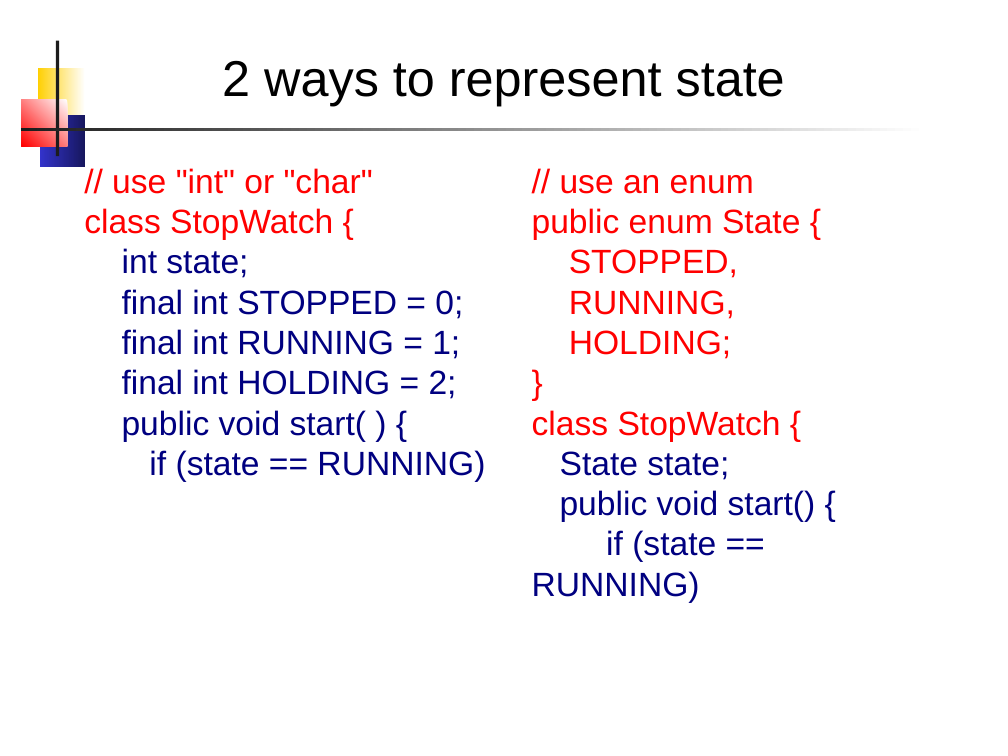
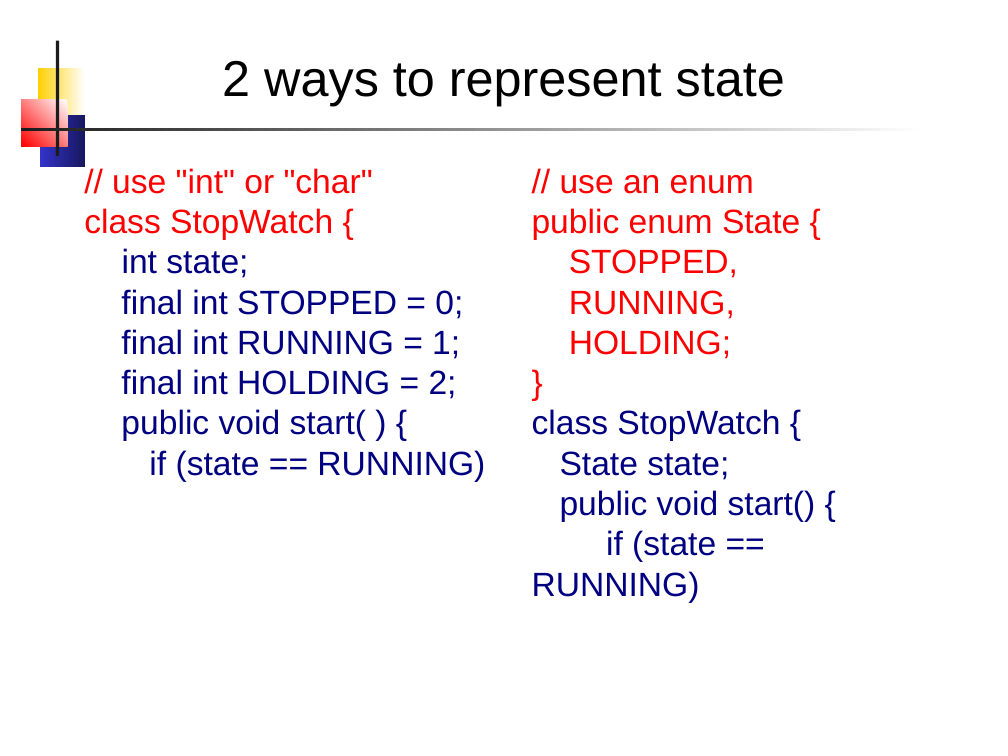
Before and after one commit to skeoop/skeoop.github.io, a slide deck: slide 12 of week9/State Machine.pptx. Drawn at 1008x756 pixels with LibreOffice and Linux fonts; fonts in the diff are those of the drawing. Boxes give left, top, right and bottom in pixels: in the first picture for what was removed or moved away, otherwise in the second. Text is boxed around its words. In the diff, an @@ line names an element or a change of style, - is before the commit and + after.

Commit message:
fix formatting in State Machine slides

```diff
--- a/week9/State Machine.pptx
+++ b/week9/State Machine.pptx
@@ text at [532, 409, 780, 441]: text colour #FF0000 to #000080 in "class StopWatch {" @@
```
Also in this commit, not shown: 7 other slides changed, 1 slide added, 1 other file.
